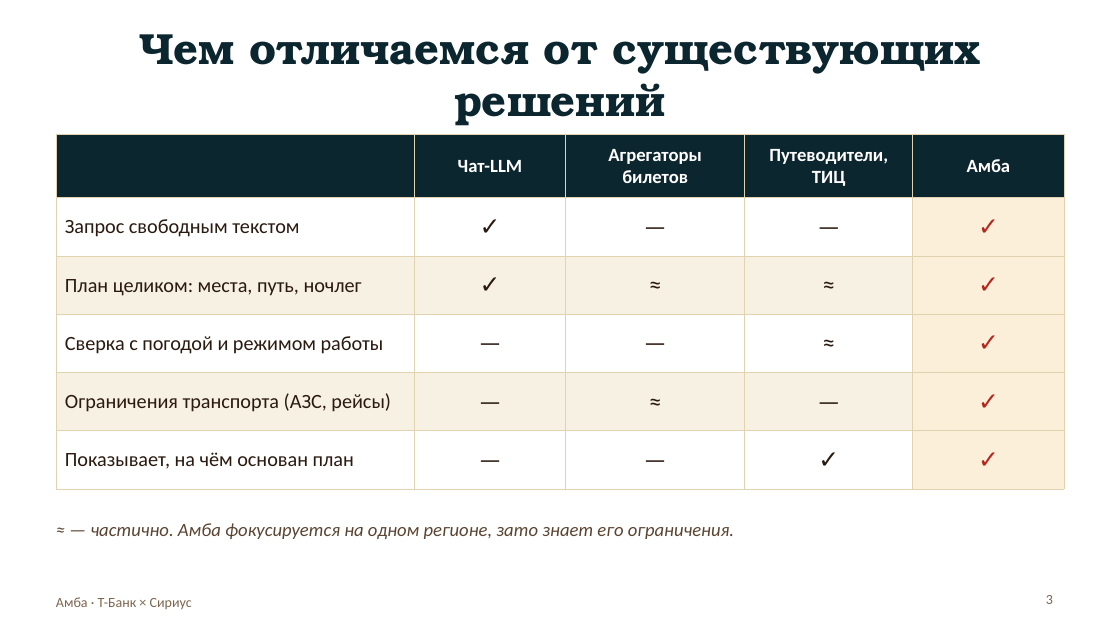
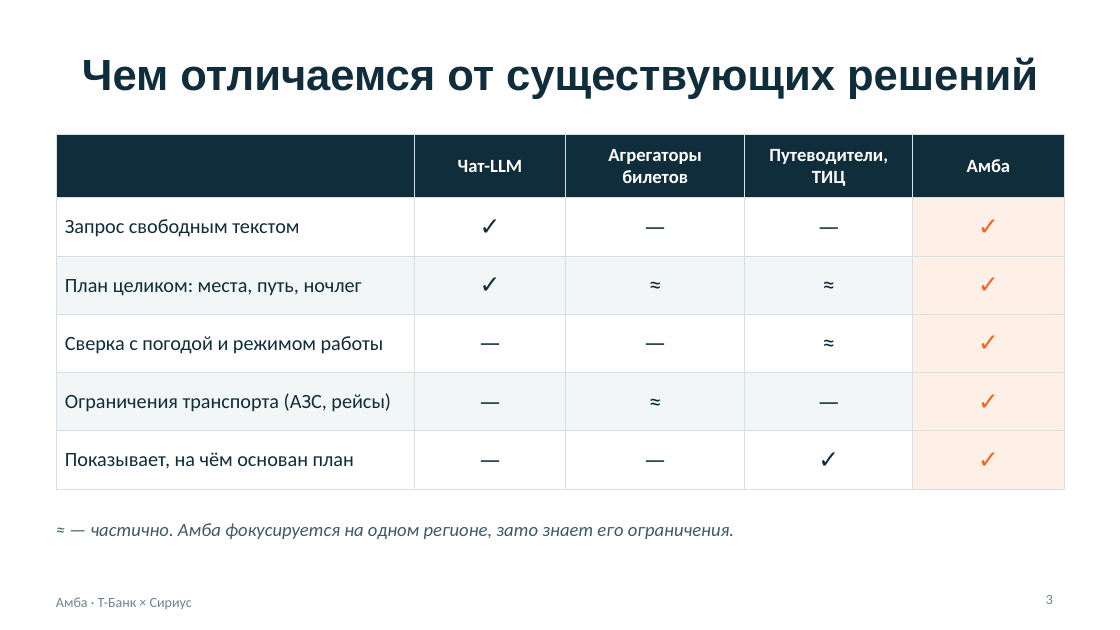
Before and after one commit to BessolitsinGleb/AI-ta, a slide deck: slide 3 of presentation/Amba_Travel_AI.pptx. Drawn at 1120x630 pixels with LibreOffice and Linux fonts; fonts in the diff are those of the drawing. Boxes give left, top, right and bottom in pixels: in the first picture for what was removed or moved away, otherwise in the second. Text is boxed around its words. In the diff, an @@ line names an element or a change of style, - is before the commit and + after.

```diff
--- a/presentation/Amba_Travel_AI.pptx
+++ b/presentation/Amba_Travel_AI.pptx
@@ title "Чем отличаемся от существующих решений" at <box>82,57,1038,99</box>: font TeX Gyre Bonum to Arial, text colour #0C2630 to #0F2D3A @@
@@ table at <box>56,134,1064,473</box> @@
@@ fill #0C2630 to #0F2D3A in row 1 @@
@@ fill #FBEFD9 to #FFF0E7 in 5 cells @@
@@ fill #F7F1E3 to #F3F6F7 in 8 cells @@
@@ text colour #2A1A10 to #0F2D3A in "Запрос свободным текстом", "✓", "—", "—" and 16 more places @@
@@ text colour #B3261E to #F0641E in "✓", "✓", "✓", "✓" and 1 more places @@
@@ borders changed @@
@@ text "≈ — частично. Амба фокусируется ..." at <box>91,523,734,539</box>: text colour #5B4431 to #3D5A66 @@
@@ text "Амба · Т-Банк × Сириус" at <box>56,597,192,609</box>: text colour #7D6650 to #6B8590 @@
@@ page number at <box>1046,595,1053,604</box>: text colour #7D6650 to #6B8590 @@
```
Also in this commit, not shown: 12 other slides changed, 2 slides added, 2 slides removed, 28 other files.
